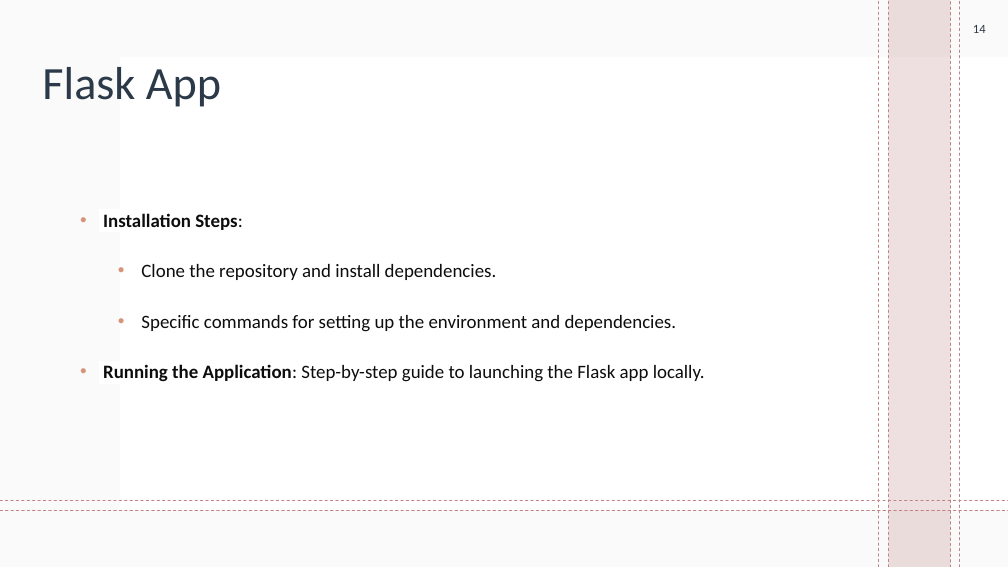
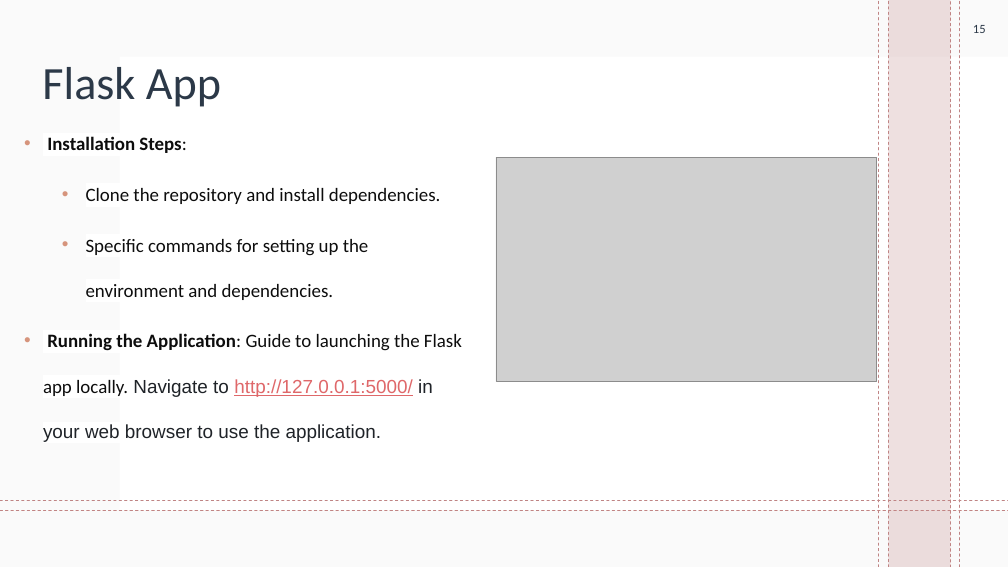
Before and after one commit to Hasansattar/Flaskapp_Amazon_Sentiment_Reviews, a slide deck: slide 15 of Amazon Product Review Sentiments presentation.pptx (slide 14 before the commit). Drawn at 1008x567 pixels with LibreOffice and Linux fonts; fonts in the diff are those of the drawing; grey boxes stand for pictures; background and template pictures are left out. Boxes give left, top, right and bottom in pixels: in the first picture for what was removed or moved away, otherwise in the second. Text is boxed around its words. In the diff, an @@ line names an element or a change of style, - is before the commit and + after.

```diff
--- a/Amazon Product Review Sentiments presentation.pptx
+++ b/Amazon Product Review Sentiments presentation.pptx
@@ page number at [973,25,986,33]: text changed @@
-14
+15
@@ text "Installation Steps:": place and size @@
-text "Installation Steps:" at [103,213,705,382]
+text "Installation Steps:" at [43,136,462,442]
@@ picture added at [496,157,877,382] @@
@@ text at [43,333,462,442]: text changed; font Calibri to Arial @@
-  • Running the Application: Step-by-step guide to launching the Flask app locally.
+  • Running the Application: Guide to launching the Flask app locally. Navigate to http://127.0.0.1:5000/ in your web browser to use the application.
```
Also in this commit, not shown: 10 other slides changed, 1 slide added, 1 other file.
